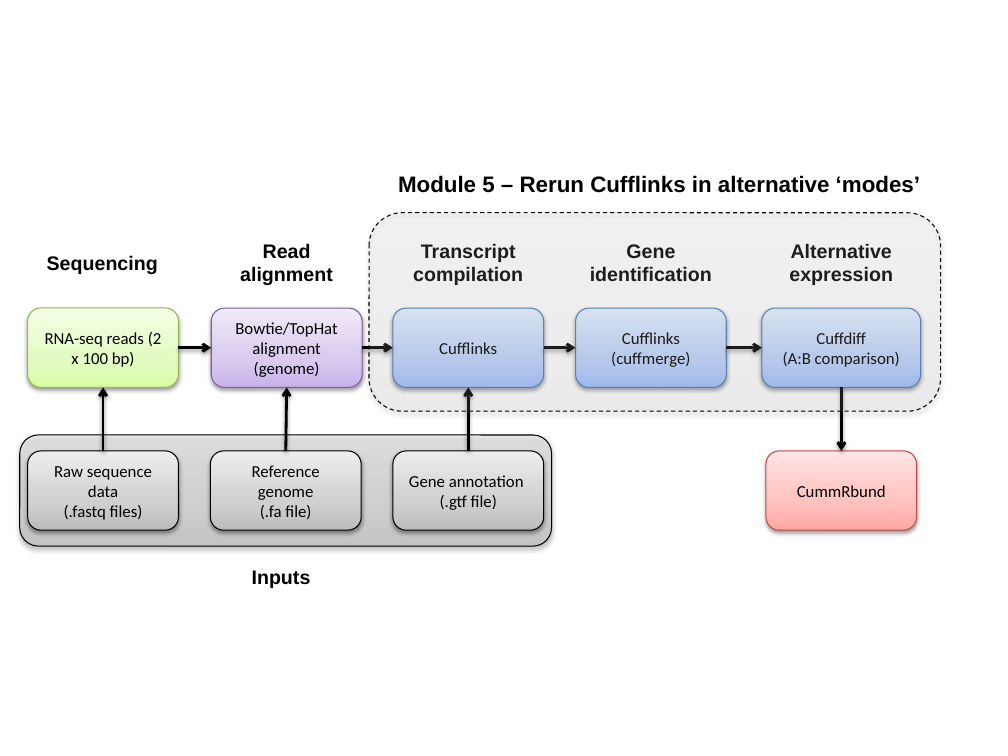
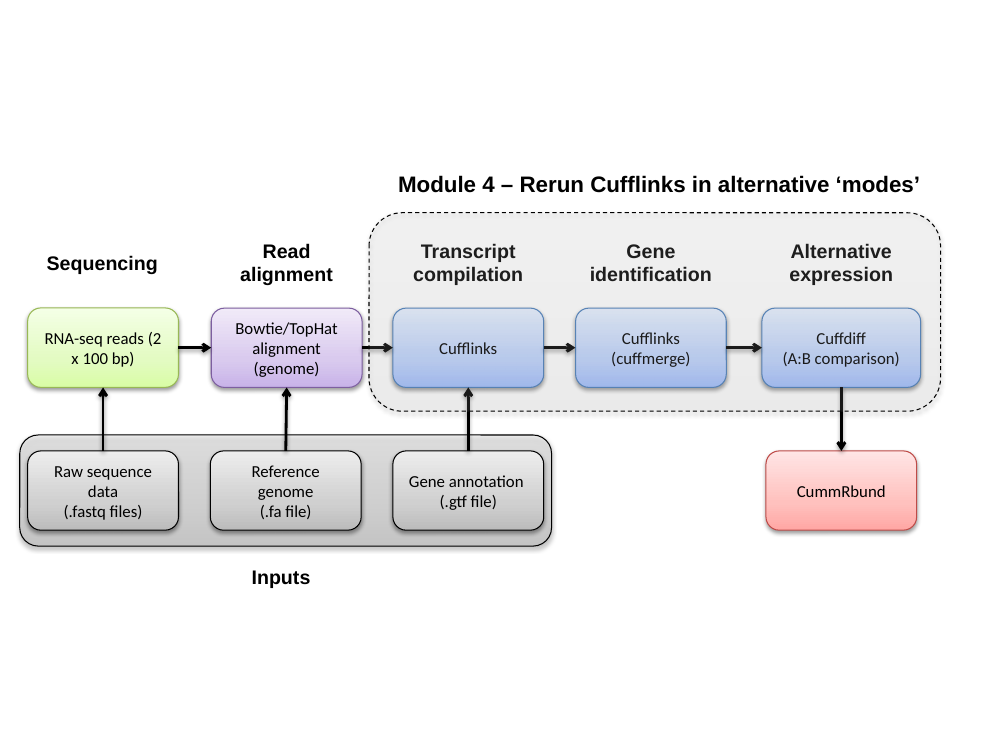
Before and after one commit to griffithlab/rnaseq_tutorial_wiki, a slide deck: slide 5 of Images/RNA-seq_Flowchart.pptx (slide 4 before the commit). Drawn at 1008x756 pixels with LibreOffice and Linux fonts; fonts in the diff are those of the drawing. Boxes give left, top, right and bottom in pixels: in the first picture for what was removed or moved away, otherwise in the second. Text is boxed around its words. In the diff, an @@ line names an element or a change of style, - is before the commit and + after.

Commit message:
update flowcharts to harmonize module numbers

```diff
--- a/Images/RNA-seq_Flowchart.pptx
+++ b/Images/RNA-seq_Flowchart.pptx
@@ text at (398, 175, 920, 193): text changed @@
-Module 5 – Rerun Cufflinks in alternative ‘modes’
+Module 4 – Rerun Cufflinks in alternative ‘modes’
```
Also in this commit, not shown: 3 other slides changed, 1 slide added, 11 other files.
